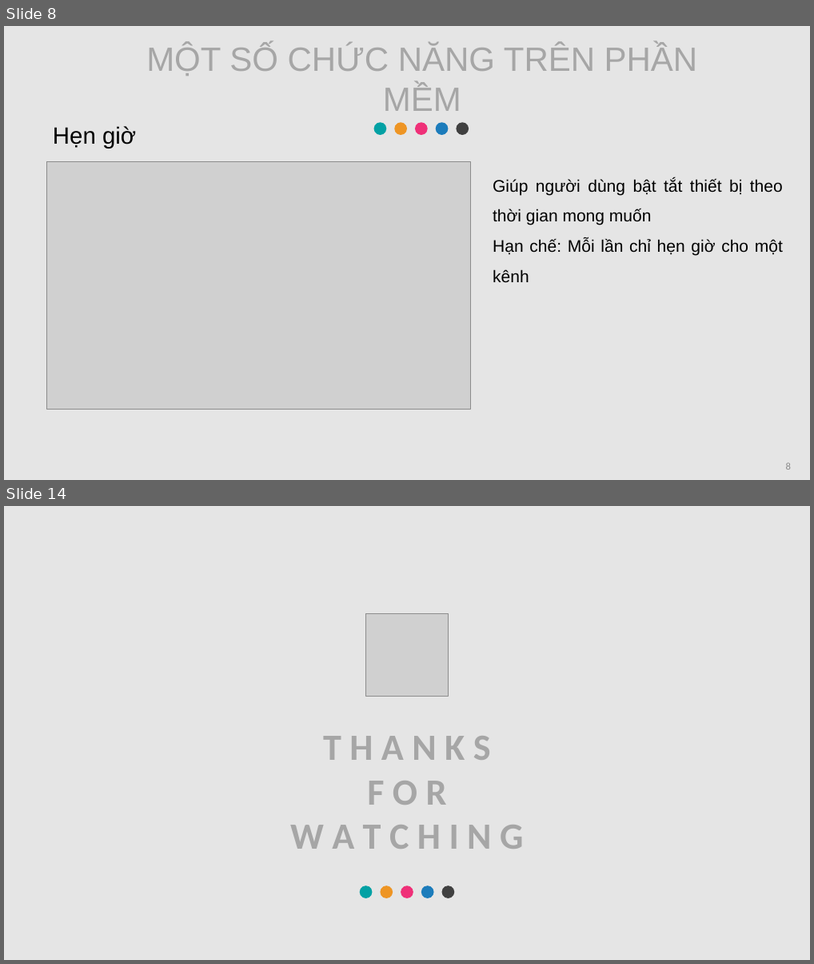
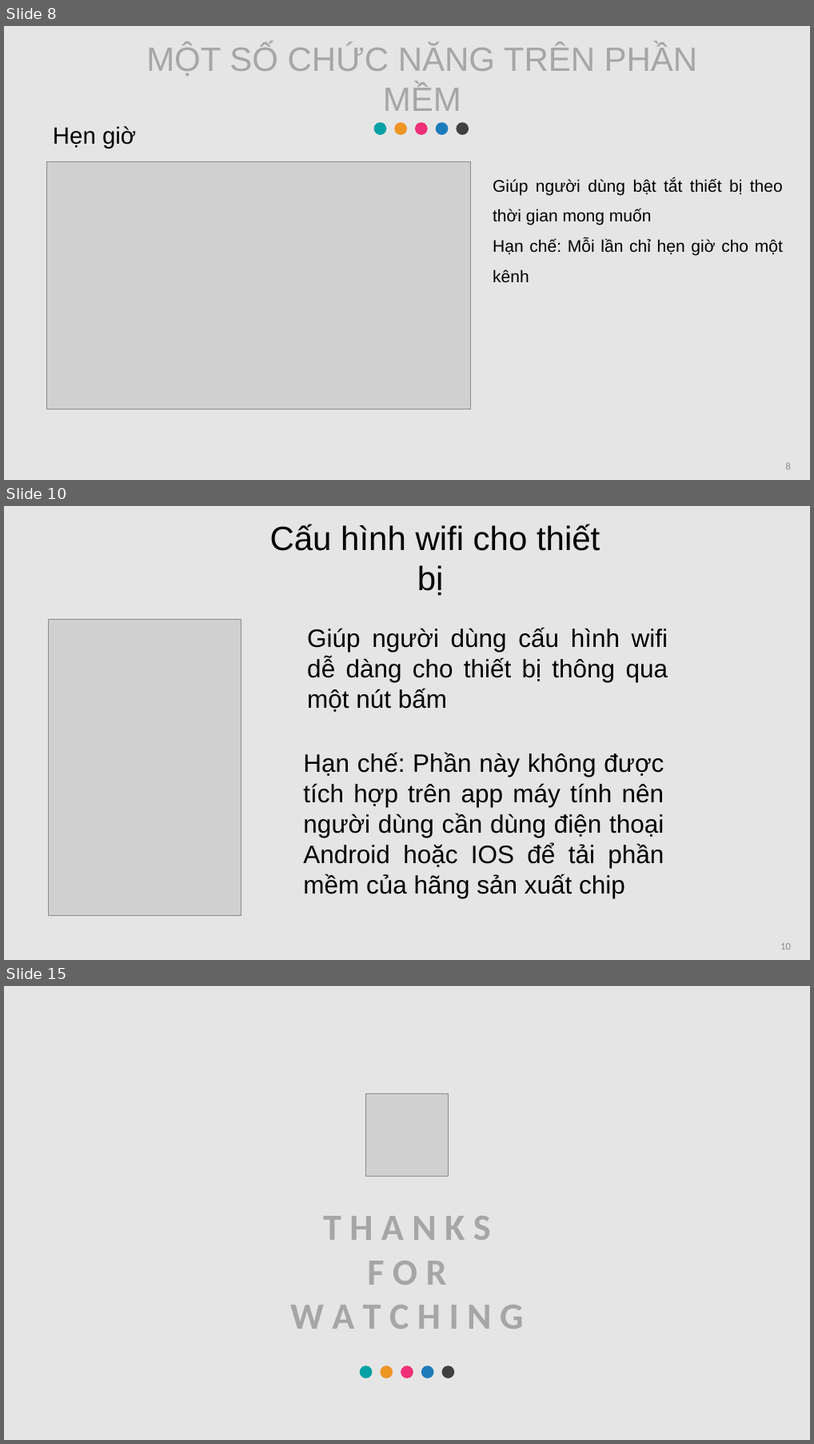
Before and after one commit to ngocphong260899/ThucTapTotNghiep, a slide deck: BaoCao.pptx. Shown one above the other, each under a label of ours: slides 8 and 14 before the commit, slides 8, 10 and 15 after it; the slides between them are not shown. The pictures are 814x964 and 814x1444 pixels, drawn with LibreOffice and Linux fonts; fonts in the diff are those of the drawing; grey boxes stand for pictures. Boxes give left, top, right and bottom in pixels: in the first picture for what was removed or moved away, otherwise in the second. Text is boxed around its words. In the diff, an @@ line names an element or a change of style, - is before the commit and + after.

```diff
--- a/BaoCao.pptx
+++ b/BaoCao.pptx
@@ slide 10 added at <box>4,506,810,960</box>, background #E5E5E5 @@
@@ text added at <box>270,524,600,596</box>, 40 pt, text #000000 @@
+  Cấu hình wifi cho thiết bị
@@ picture added at <box>49,619,241,915</box> @@
@@ text added at <box>307,627,669,712</box>, 30 pt, text #000000 @@
+  Giúp người dùng cấu hình wifi dễ dàng cho thiết bị thông qua một nút bấm
@@ text added at <box>303,752,665,898</box>, 30 pt, text #000000 @@
+  Hạn chế: Phần này không được tích hợp trên app máy tính nên người dùng cần dùng điện thoại Android hoặc IOS để tải phần mềm của hãng sản xuất chip
@@ page number added at <box>781,943,791,949</box>, 12 pt, text #8C8C8C @@
+10
@@ what was slide 14 is now slide 15 @@
```
Also in this commit, not shown: 9 slides changed, 41 other files.
